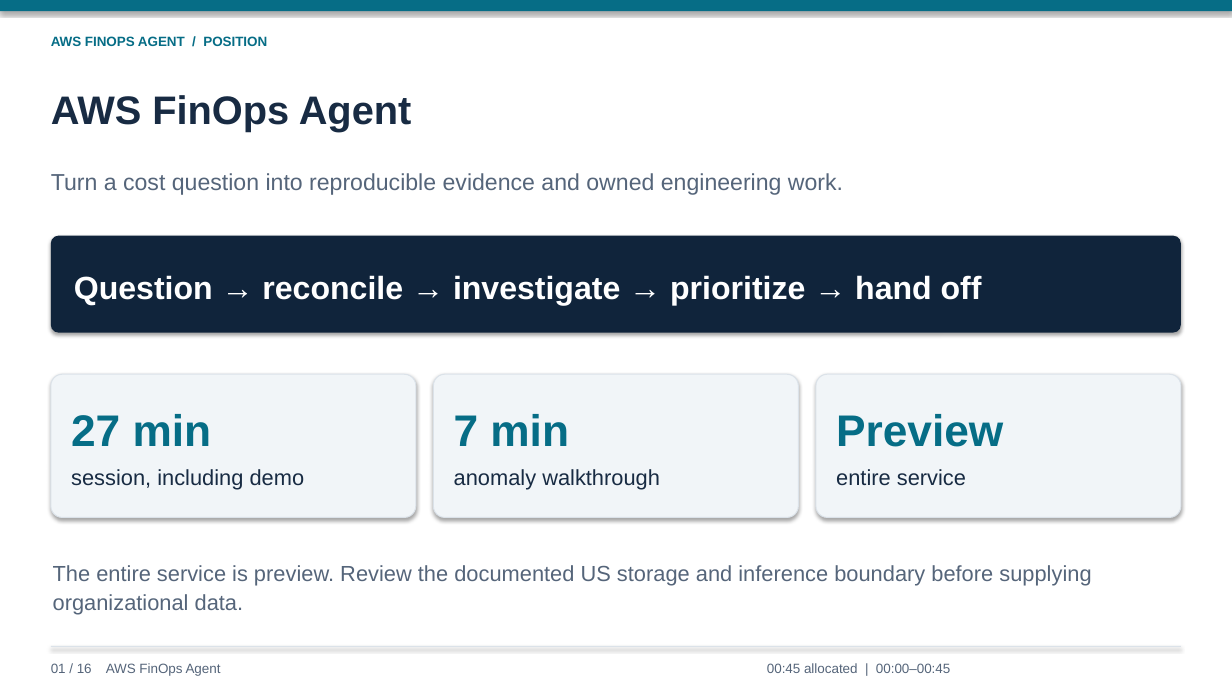
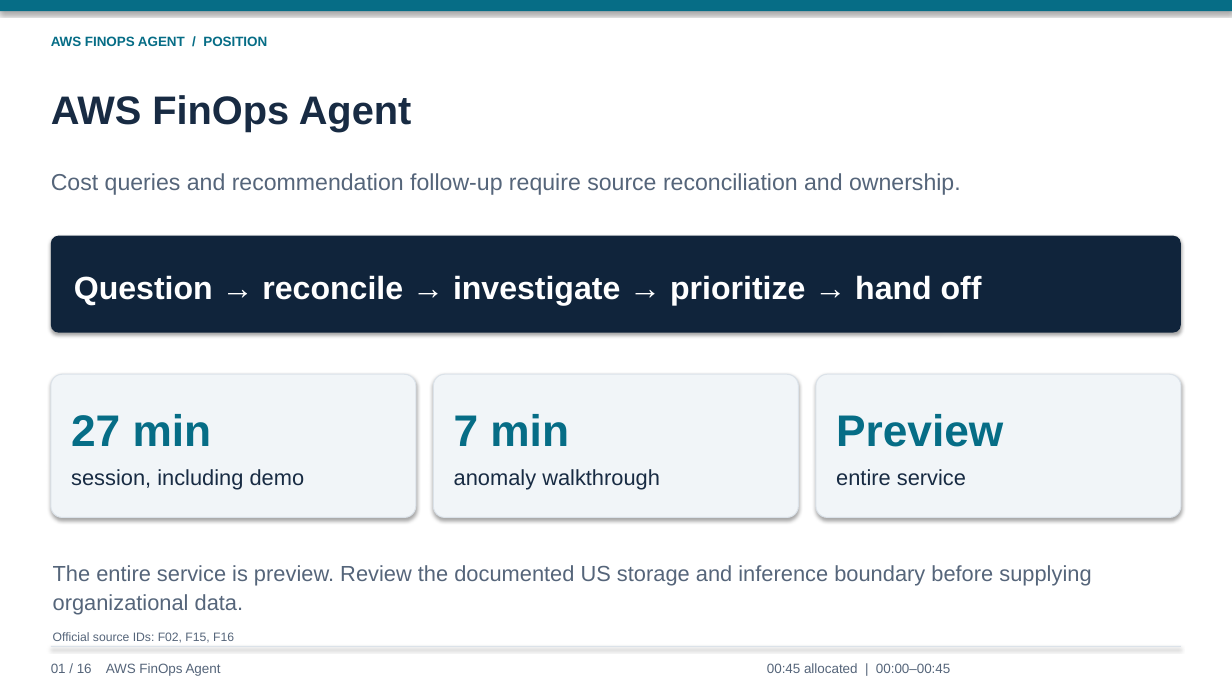
Before and after one commit to lyrel-dev/frontier-agents, a slide deck: slide 1 of presentations/aws-finops-agent-presentation.pptx. Drawn at 1232x693 pixels with LibreOffice and Linux fonts; fonts in the diff are those of the drawing. Boxes give left, top, right and bottom in pixels: in the first picture for what was removed or moved away, otherwise in the second. Text is boxed around its words. In the diff, an @@ line names an element or a change of style, - is before the commit and + after.

```diff
--- a/presentations/aws-finops-agent-presentation.pptx
+++ b/presentations/aws-finops-agent-presentation.pptx
@@ text at bbox=[51, 173, 961, 195]: text changed @@
-Turn a cost question into reproducible evidence and owned engineering work.
+Cost queries and recommendation follow-up require source reconciliation and ownership.
@@ text added at bbox=[53, 632, 234, 643], 9.5 pt, text #55657A @@
+Official source IDs: F02, F15, F16
```
Also in this commit, not shown: 15 other slides changed, 13 slides added.
